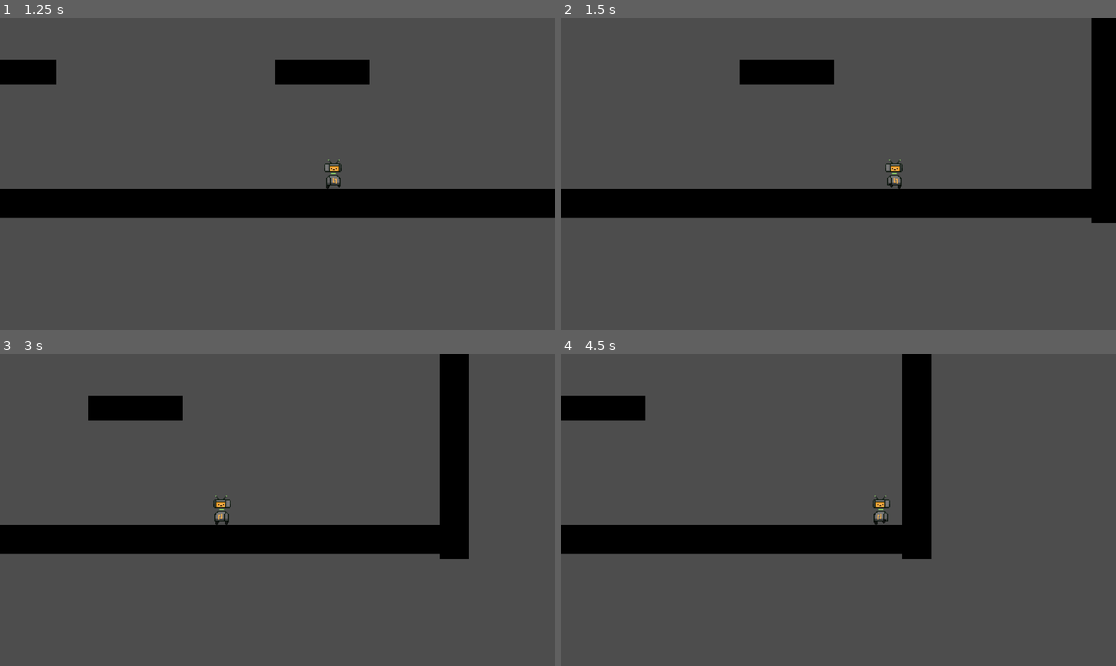
Above: before the commit, frames 1-4 (two rows, left to right).
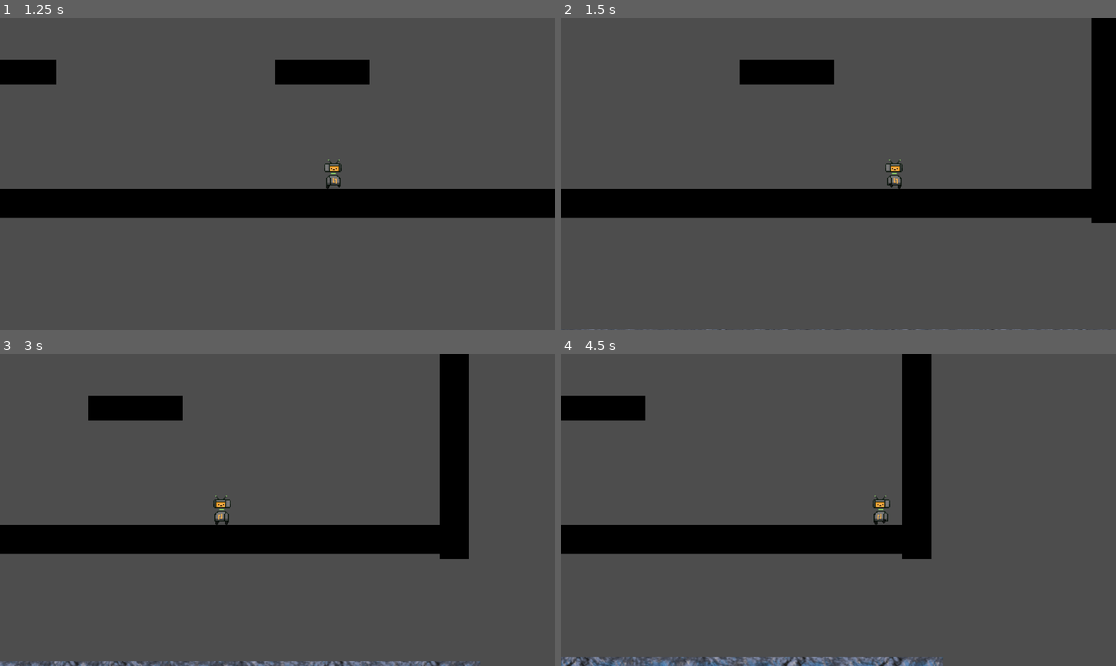
Above: after the commit, the same moments.

Repository: BenjaminWootten/speedjam-4
Game: Godot game, scene res://test_level.tscn
Two runs of this game, one before a commit and one after it. Both use one fixed random seed, a clock stepped at 60 frames per second and the inputs below.
Inputs:
- Up to frame 1 (1.25 s): hold D (right) from 0.53 s (still down); tap E (grapple) at 0.6 s; tap W (up) at 0.77 s
- Up to frame 2 (1.5 s): keep holding D (right); tap E (grapple) at 1.35 s
- Up to frame 3 (3 s): tap W (up) at 1.52 s; release D (right) at 2.03 s; hold A (left) 2.03-2.78 s; tap E (grapple) at 2.1, 2.85 s; hold D (right) from 2.78 s (still down)
- Up to frame 4 (4.5 s): tap W (up) at 3.02, 3.77 s; tap E (grapple) at 3.6, 4.35 s; release D (right) at 4.28 s; hold A (left) from 4.28 s (still down)

Frame 1 is identical in both runs. In frame 2, 0.1% of the frame differs, in the area x 2-100%, y 99-100%; in frame 3, 0.8%; in frame 4, 1.4%, in the area x 0-69%, y 97-100%.

Commit message:
moved things to folders and added rising water

Diff:
--- /dev/null
+++ b/rising_water.tscn
@@ -0,0 +1,18 @@
+[gd_scene load_steps=4 format=3 uid="uid://mw1rbgi0ahne"]
+
+[ext_resource type="Script" path="res://water.gd" id="3_251ui"]
+[ext_resource type="Texture2D" uid="uid://c7eyvgmhrawx2" path="res://assets/level/water.png" id="4_myahu"]
+
+[sub_resource type="RectangleShape2D" id="RectangleShape2D_tqv0d"]
+size = Vector2(1922.5, 259.5)
+
+[node name="Area2D" type="Area2D"]
+script = ExtResource("3_251ui")
+
+[node name="CollisionShape2D" type="CollisionShape2D" parent="."]
+position = Vector2(575.75, 996.25)
+shape = SubResource("RectangleShape2D_tqv0d")
+
+[node name="Sprite2D" type="Sprite2D" parent="."]
+position = Vector2(577, 998)
+texture = ExtResource("4_myahu")
--- a/test_level.tscn
+++ b/test_level.tscn
@@ -1,7 +1,8 @@
-[gd_scene load_steps=4 format=3 uid="uid://dthmyky8xonc0"]
+[gd_scene load_steps=5 format=3 uid="uid://dthmyky8xonc0"]
 
 [ext_resource type="PackedScene" uid="uid://dpiubspm00q5b" path="res://robot.tscn" id="1_enb35"]
-[ext_resource type="Texture2D" uid="uid://d1muqgc0vrr62" path="res://assets/black_box.png" id="2_58my3"]
+[ext_resource type="Texture2D" uid="uid://d1muqgc0vrr62" path="res://assets/level/black_box.png" id="2_58my3"]
+[ext_resource type="PackedScene" uid="uid://mw1rbgi0ahne" path="res://rising_water.tscn" id="3_bkoy2"]
 
 [sub_resource type="RectangleShape2D" id="RectangleShape2D_od1j2"]
 size = Vector2(426, 27)
@@ -67,3 +68,5 @@
 position = Vector2(0.250023, 0)
 scale = Vector2(17.7344, 1)
 texture = ExtResource("2_58my3")
+
+[node name="Area2D" parent="." instance=ExtResource("3_bkoy2")]
--- /dev/null
+++ b/water.gd
@@ -0,0 +1,11 @@
+extends Area2D
+
+const RISE_SPEED=.1
+# Called when the node enters the scene tree for the first time.
+func _ready():
+	pass # Replace with function body.
+
+
+# Called every frame. 'delta' is the elapsed time since the previous frame.
+func _process(delta):
+	position.y-=RISE_SPEED
Renamed: assets/black_box.png -> assets/level/black_box.png
Not shown, changed: assets/level/black_box.png.import
Binary file added: assets/level/water.png
Not shown, added: assets/level/water.png.import
Renamed: assets/robot.png -> assets/robot/robot.png
Not shown, changed: assets/robot/robot.png.import
Renamed: assets/robot_hand.png -> assets/robot/robot_hand.png
Not shown, changed: assets/robot/robot_hand.png.import
Renamed: assets/robot_idle1.png -> assets/robot/robot_idle1.png
Not shown, changed: assets/robot/robot_idle1.png.import
Renamed: assets/robot_idle2.png -> assets/robot/robot_idle2.png
Not shown, changed: assets/robot/robot_idle2.png.import
(and 2 more such lines)
